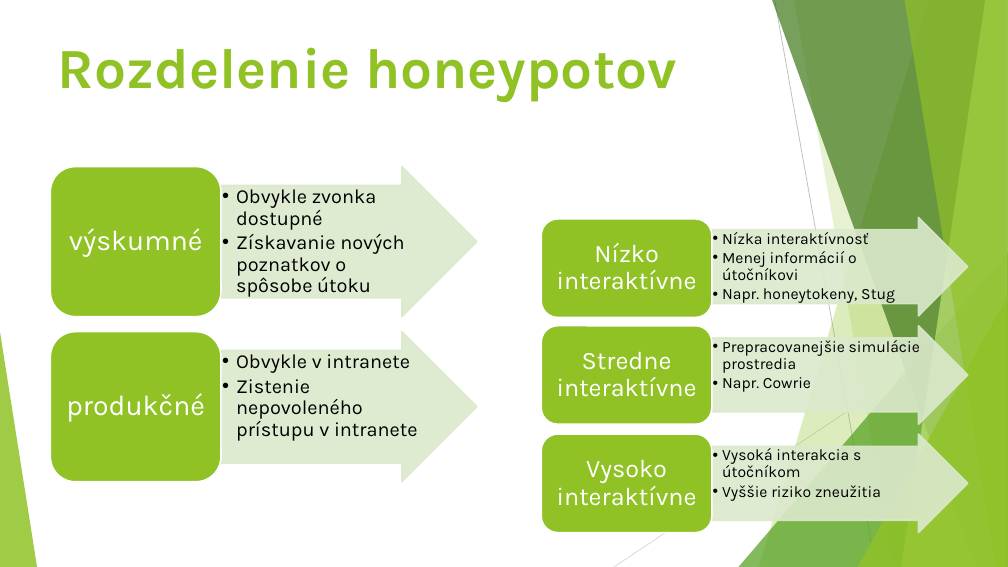
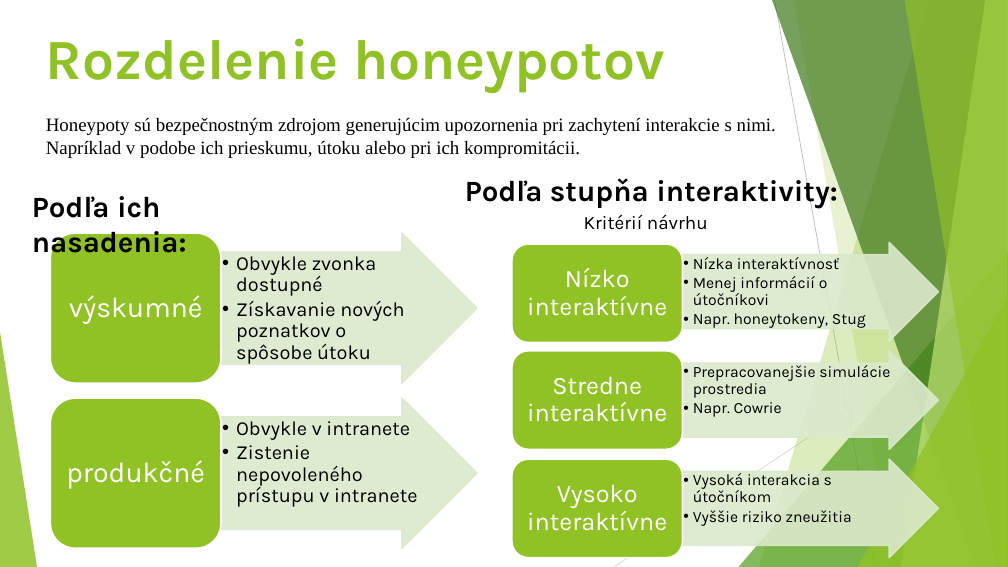
Before and after one commit to jperdek/tokenCreator, a slide deck: slide 2 of presentations/Detekcia nepovoleneho prístupu kustomizáciou nízko interaktívnych honeypotov1.pptx. Drawn at 1008x567 pixels with LibreOffice and Linux fonts; fonts in the diff are those of the drawing. Boxes give left, top, right and bottom in pixels: in the first picture for what was removed or moved away, otherwise in the second. Text is boxed around its words. In the diff, an @@ line names an element or a change of style, - is before the commit and + after.

```diff
--- a/presentations/Detekcia nepovoleneho prístupu kustomizáciou nízko interaktívnych honeypotov1.pptx
+++ b/presentations/Detekcia nepovoleneho prístupu kustomizáciou nízko interaktívnych honeypotov1.pptx
@@ title "Rozdelenie honeypotov": place and size @@
-title "Rozdelenie honeypotov" at (58, 47, 677, 102)
+title "Rozdelenie honeypotov" at (46, 38, 665, 93)
@@ text added at (46, 118, 776, 158), 18 pt, text #000000 @@
+Honeypoty sú bezpečnostným zdrojom generujúcim upozornenia pri zachytení interakcie s nimi.
+Napríklad v podobe ich prieskumu, útoku alebo pri ich kompromitácii.
@@ text added at (465, 174, 837, 208), 28 pt, text #000000, bold @@
+Podľa stupňa interaktivity:
@@ text added at (32, 196, 187, 259), 28 pt, text #000000, bold @@
+Podľa ich nasadenia:
@@ text added at (584, 214, 708, 230), 18 pt, text #000000 @@
+Kritérií návrhu
@@ 6 texts, 3 right arrows, 3 rounded rectangles: place and size @@
-6 texts, 3 right arrows, 3 rounded rectangles at (541, 218, 969, 532)
+6 texts, 3 right arrows, 3 rounded rectangles at (512, 243, 939, 557)
@@ 4 texts, 2 right arrows, 2 rounded rectangles: place and size @@
-4 texts, 2 right arrows, 2 rounded rectangles at (51, 166, 477, 482)
+4 texts, 2 right arrows, 2 rounded rectangles at (51, 233, 477, 548)
```
Also in this commit, not shown: 4 other slides changed, 1 slide added, 59 other files.
